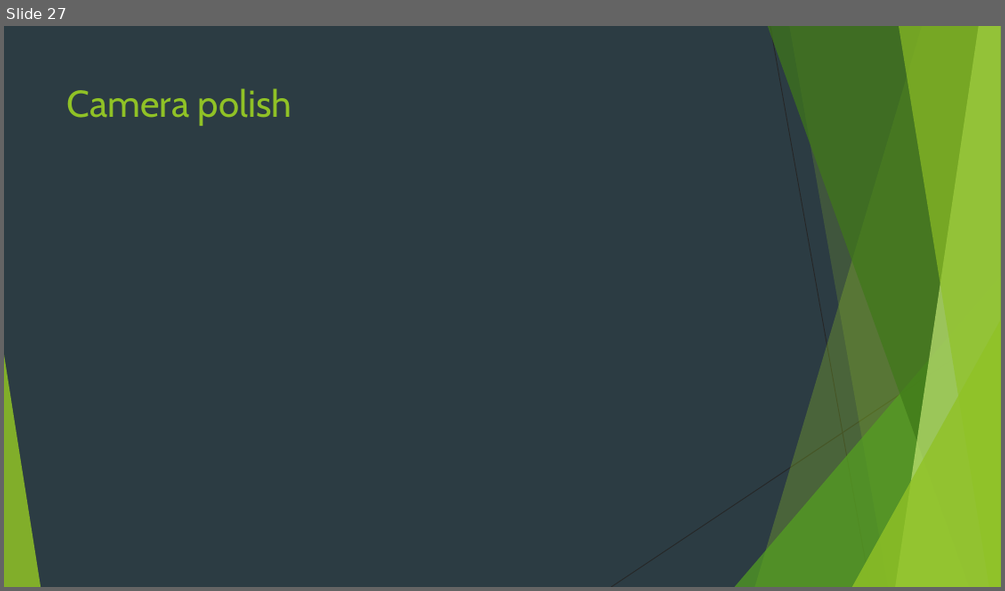
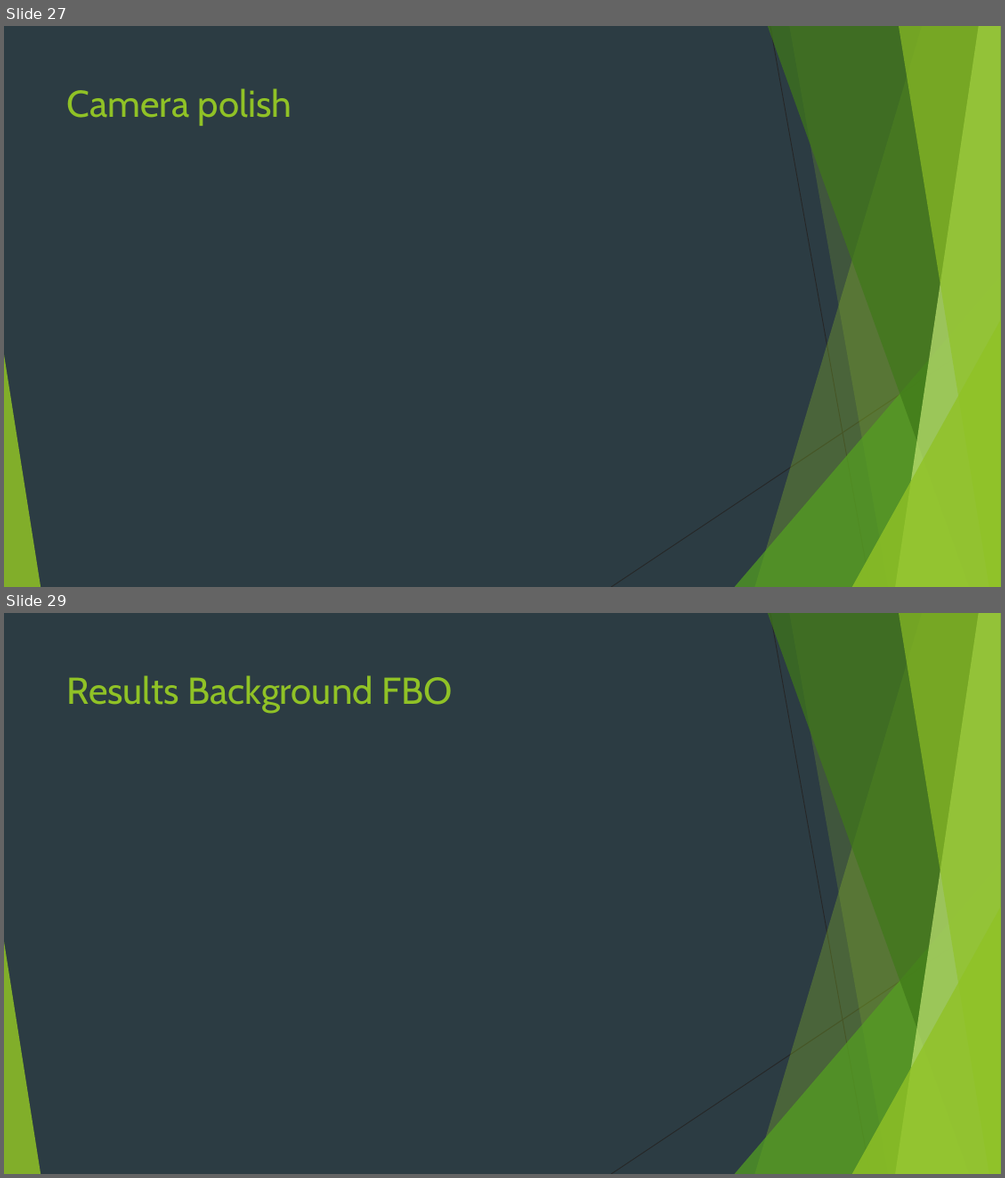
Before and after one commit to Sunken-City/AllStar-Thesis, a slide deck: Docs/ThesisPresentation.pptx. Shown one above the other, each under a label of ours: slide 27 before the commit, slides 27 and 29 after it; the slides between them are not shown. The pictures are 1005x591 and 1005x1178 pixels, drawn with LibreOffice and Linux fonts; fonts in the diff are those of the drawing. Boxes give left, top, right and bottom in pixels: in the first picture for what was removed or moved away, otherwise in the second. Text is boxed around its words. In the diff, an @@ line names an element or a change of style, - is before the commit and + after.

Commit message:
More updates? More updates

```diff
--- a/Docs/ThesisPresentation.pptx
+++ b/Docs/ThesisPresentation.pptx
@@ slide 29 added at (4, 613, 1001, 1174), background #2C3C43; not listed: 10 template elements that a slide beside it also shows @@
@@ title added at (67, 675, 452, 713), 36 pt, text #90C226 @@
+Results Background FBO
```
Also in this commit, not shown: 2 other slides added, 1 slide removed.
